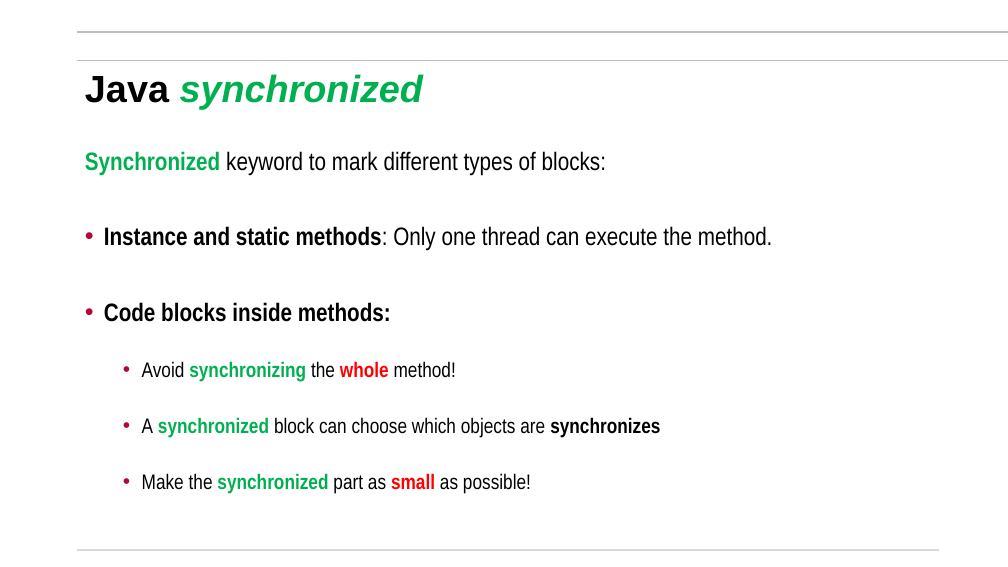
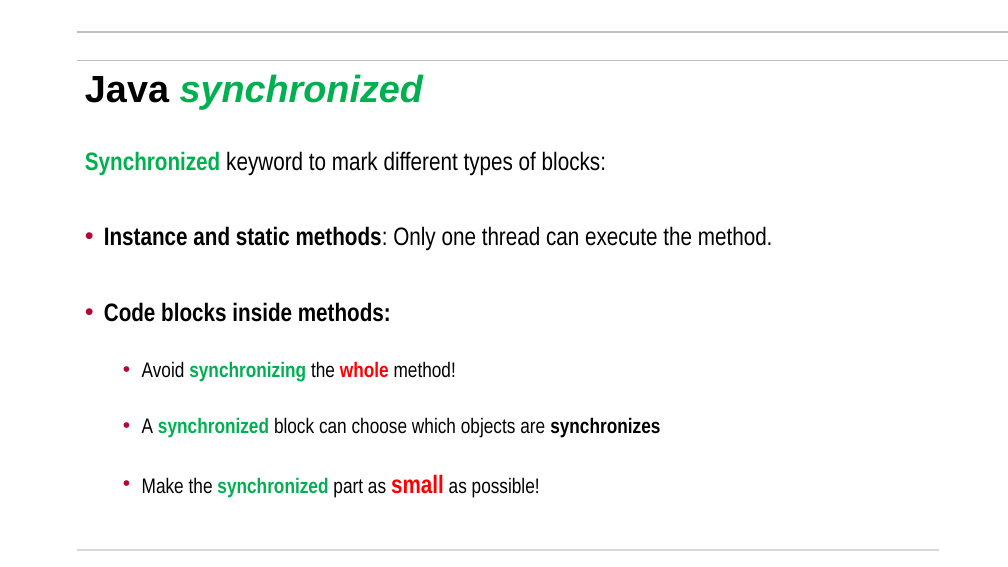
Before and after one commit to mikegrace2/CSEN160-Fall2026-Course-Website, a slide deck: slide 56 of lectures/Week06_File_Threads/2_Threads_V4.pptx. Drawn at 1008x567 pixels with LibreOffice and Linux fonts; fonts in the diff are those of the drawing; background and template pictures are left out. Boxes give left, top, right and bottom in pixels: in the first picture for what was removed or moved away, otherwise in the second. Text is boxed around its words. In the diff, an @@ line names an element or a change of style, - is before the commit and + after.

```diff
--- a/lectures/Week06_File_Threads/2_Threads_V4.pptx
+++ b/lectures/Week06_File_Threads/2_Threads_V4.pptx
@@ text at [142,474,540,498]: size 20 to 24 pt in "small" @@
```
Also in this commit, not shown: 3 other slides changed, 40 slides added, 1 other file.
